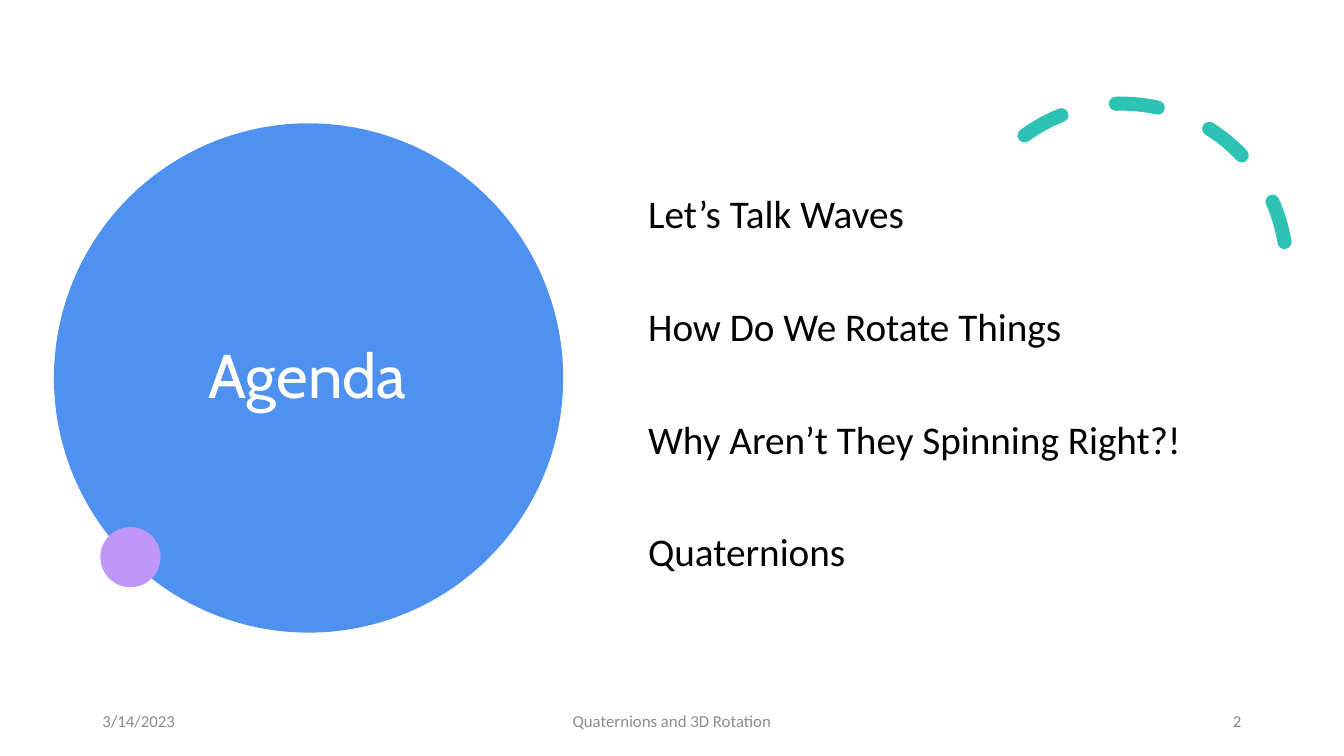
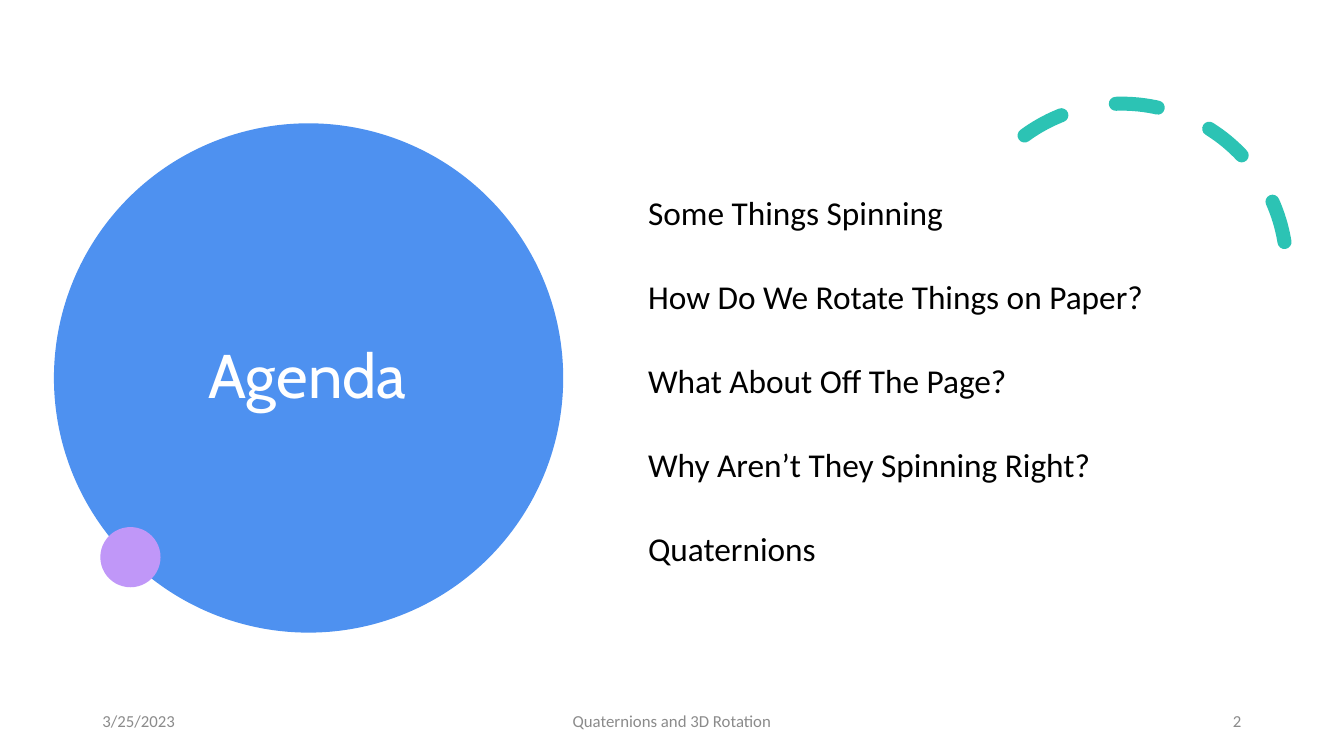
Before and after one commit to LukasGoodman23/QuaternionsVSEulerRotations, a slide deck: slide 2 of Quaternions and Three-Dimensional Rotations.pptx. Drawn at 1344x756 pixels with LibreOffice and Linux fonts; fonts in the diff are those of the drawing. Boxes give left, top, right and bottom in pixels: in the first picture for what was removed or moved away, otherwise in the second. Text is boxed around its words. In the diff, an @@ line names an element or a change of style, - is before the commit and + after.

```diff
--- a/Quaternions and Three-Dimensional Rotations.pptx
+++ b/Quaternions and Three-Dimensional Rotations.pptx
@@ text at (648,202,1143,483): text changed; size 28 to 23.8 pt @@
-Let’s Talk Waves
-How Do We Rotate Things
-Why Aren’t They Spinning Right?!
+Some Things Spinning
+How Do We Rotate Things on Paper?
+What About Off The Page?
+Why Aren’t They Spinning Right?
@@ text at (648,538,816,566): size 28 to 23.8 pt in "Quaternions"; line spacing 0.9 to 0.7 @@
@@ text at (102,715,174,728): text changed @@
-3/14/2023
+3/25/2023
```
Also in this commit, not shown: 22 other slides changed, 6 slides added, 7 slides removed, 8 other files.
